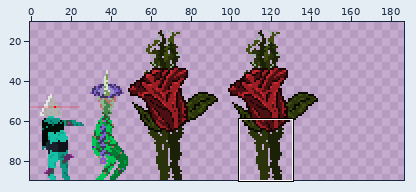
Sprite sheet, stored at CasaDesDiamantes/sprites/zombieBucketGirlDESIGN_spr/0a01dd3c-8790-4879-8b00-7507bd0b0512.png. The picture above shows the old version from afar; the outline marks the close-up.
Close-up. Earlier state:
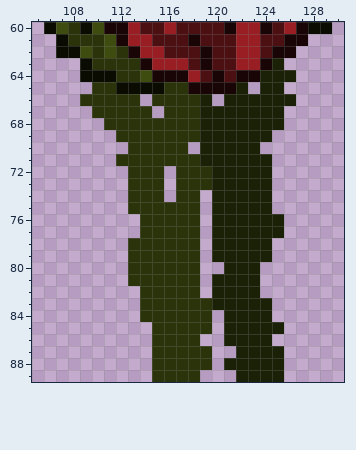
The file is 250x90 pixels. Colours within 5 levels of each other are drawn and written as one. Shown: x 105..130, y 60..89. The wide view leaves out empty margins. The commit also changed other parts of the picture, which this record leaves out.
After the commit:
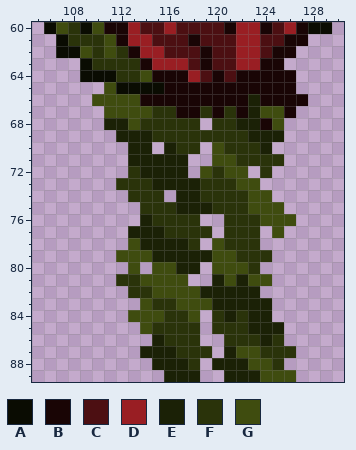
Palette (. is transparent): A #0a0c02  B #190505  C #4c0f12  D #991e23  E #1b2106  F #2a330a  G #3f4c0f
Change:
Changed rows in their new state; - is an unchanged pixel.
first column x 109:
63 ----------------B--
64 ---------------BBB-
65 -.G----BB----BBBBB-
66 .GGGGBBBBBBBBB-BBBB
67 -.GGGGF-BBFBFB-GGB-
68 --EEG-----.FF--BG--
69 ---EEE----FFFF--E--
70 ----EE.E-F.GFFFE---
71 ---.EEEEE..GGFFFF--
72 -----EEEE.GFGG.F---
73 ---F--EEEE-FFGG.---
74 --------EEFFFFGG---
75 ----.---EEEFFFGGG--
76 -----E-----.FFFGGG-
77 ----EEE---F.FFF.G--
78 ----GEEEE--GFFF.---
79 ---GGGEEEEEGGFFF---
80 ----G.GGEE-GGGF----
81 ---F-GGGG.--G-GG---
82 ----F-GGGGE--------
83 -----G--GGG--------
84 ----GGG--G.F-F-----
85 -----G----.FFF-----
86 ------E-----FFF-F--
87 -----EEE----EGGFFF-
88 ------EEE-.E--GGF--
89 ------.EEE--E--GGG-
